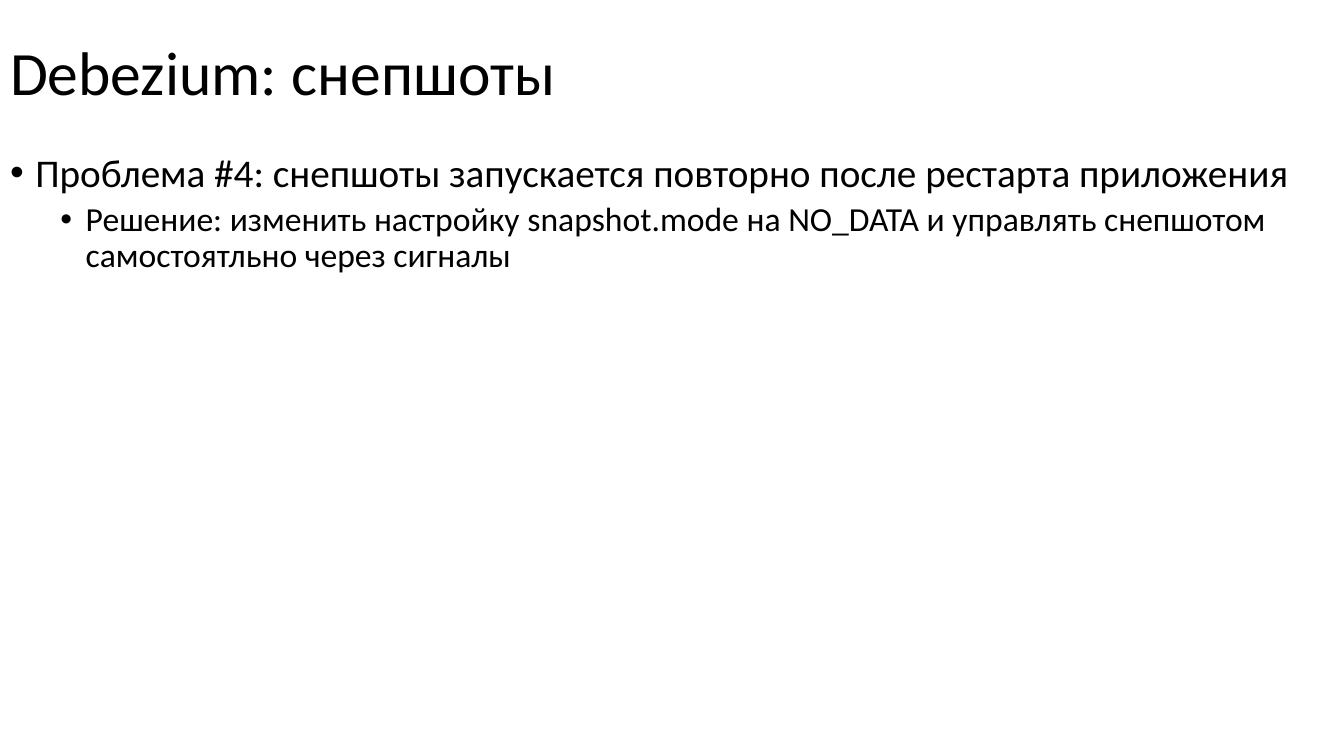
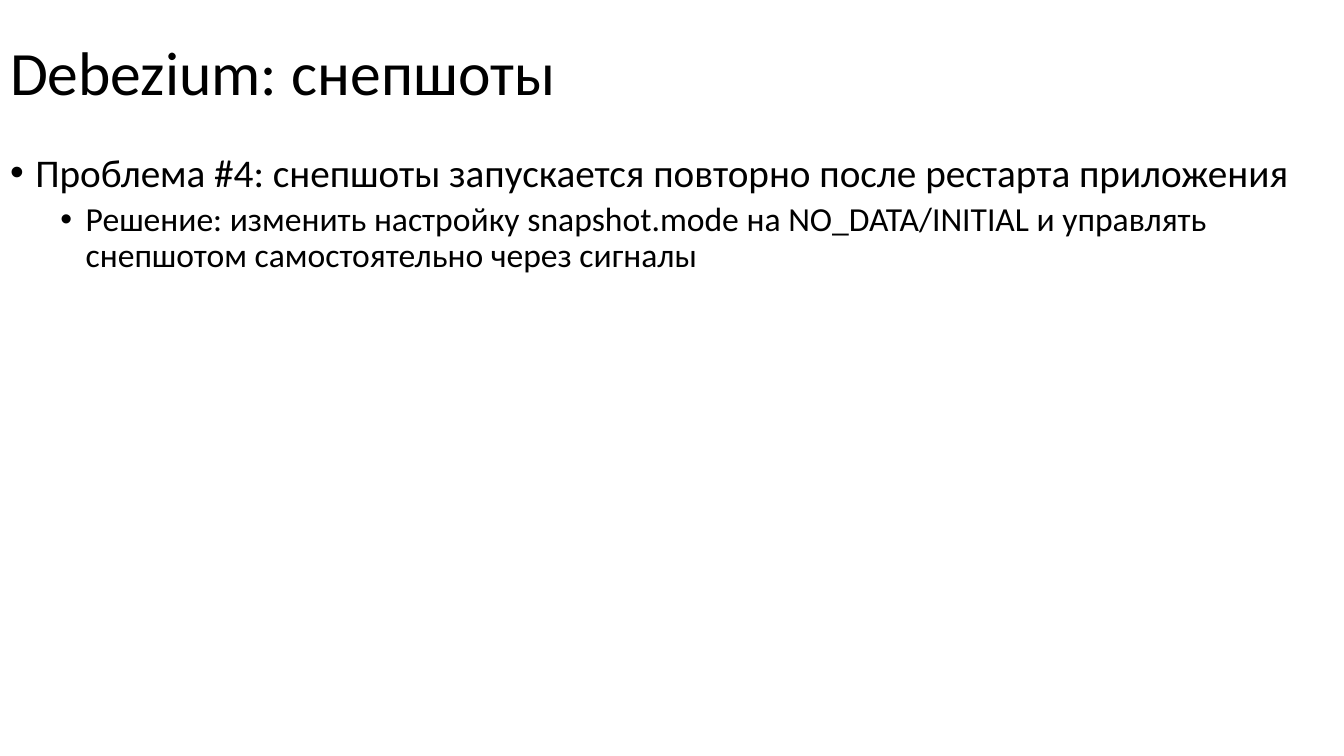
Before and after one commit to nryanov/presentations, a slide deck: slide 23 of smartdata/cdc-via-debezium/debezium-smartdata2025.pptx. Drawn at 1344x756 pixels with LibreOffice and Linux fonts; fonts in the diff are those of the drawing. Boxes give left, top, right and bottom in pixels: in the first picture for what was removed or moved away, otherwise in the second. Text is boxed around its words. In the diff, an @@ line names an element or a change of style, - is before the commit and + after.

```diff
--- a/smartdata/cdc-via-debezium/debezium-smartdata2025.pptx
+++ b/smartdata/cdc-via-debezium/debezium-smartdata2025.pptx
@@ text at bbox=[86, 207, 1206, 273]: text changed @@
-  • Решение: изменить настройку snapshot.mode на NO_DATA и управлять снепшотом самостоятльно через сигналы
+  • Решение: изменить настройку snapshot.mode на NO_DATA/INITIAL и управлять снепшотом самостоятельно через сигналы
```
Also in this commit, not shown: 6 other slides changed, 3 slides added.
